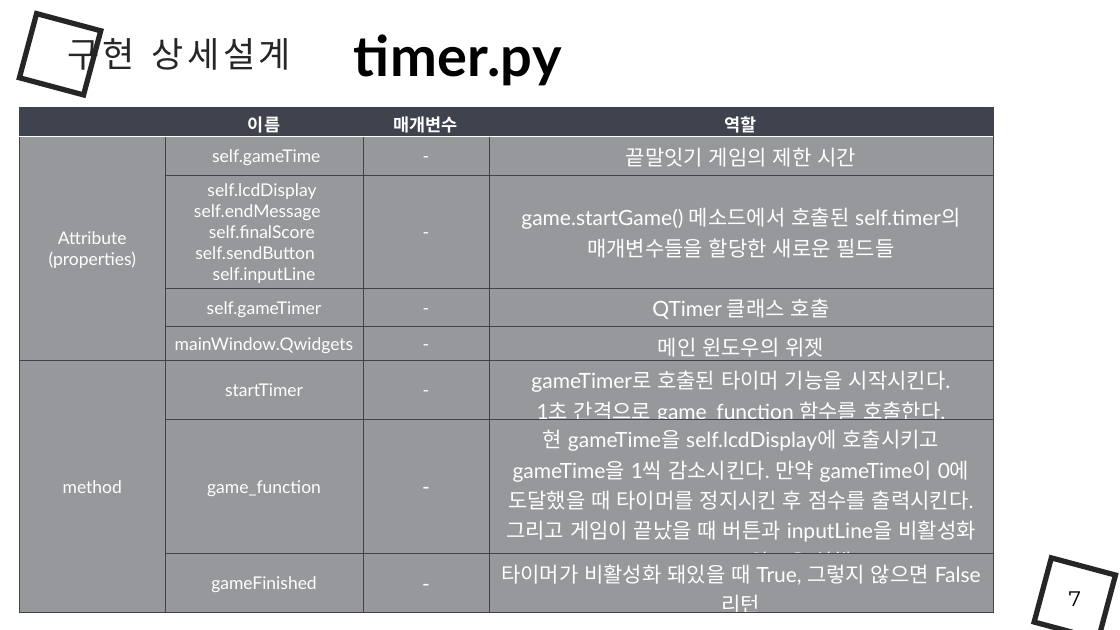
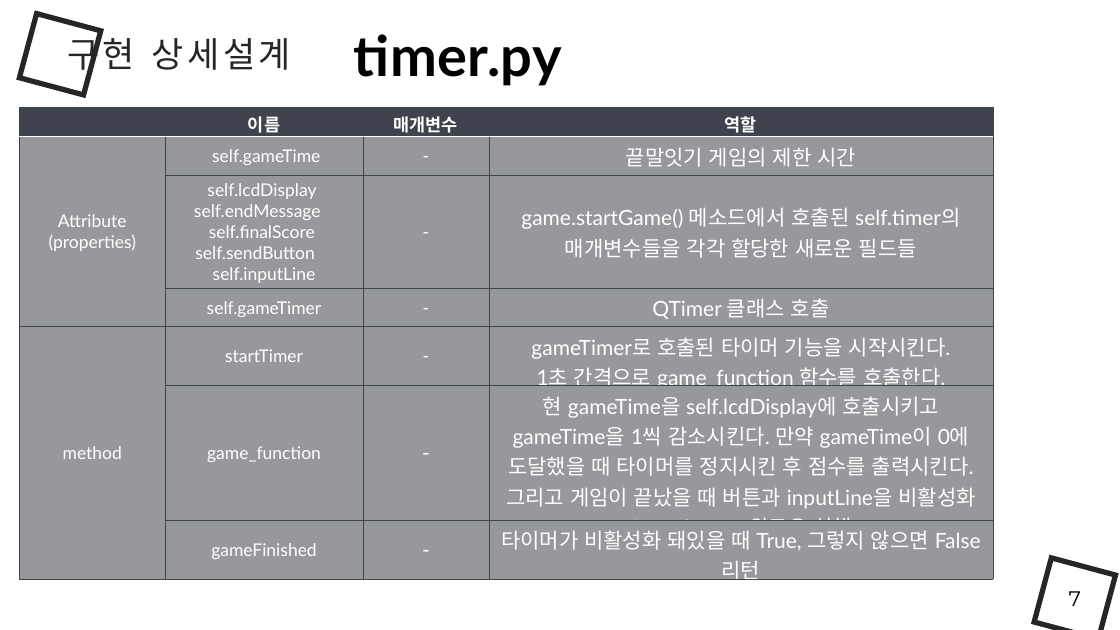
Before and after one commit to sksmsfbrjs/AD_Project, a slide deck: slide 7 of AD Project 산출물.pptx. Drawn at 1120x630 pixels with LibreOffice and Linux fonts; fonts in the diff are those of the drawing. Boxes give left, top, right and bottom in pixels: in the first picture for what was removed or moved away, otherwise in the second. Text is boxed around its words. In the diff, an @@ line names an element or a change of style, - is before the commit and + after.

```diff
--- a/AD Project 산출물.pptx
+++ b/AD Project 산출물.pptx
@@ table at box(19, 108, 993, 588) @@
-row 3, column 4: game.startGame() 메소드에서 호출된 self.timer의 매개변수들을 할당한 새로운 필드들
+row 3, column 4: game.startGame() 메소드에서 호출된 self.timer의 매개변수들을 각각 할당한 새로운 필드들
-row 5:  | mainWindow.Qwidgets | - | 메인 윈도우의 위젯
```
Also in this commit, not shown: 3 other slides changed.
